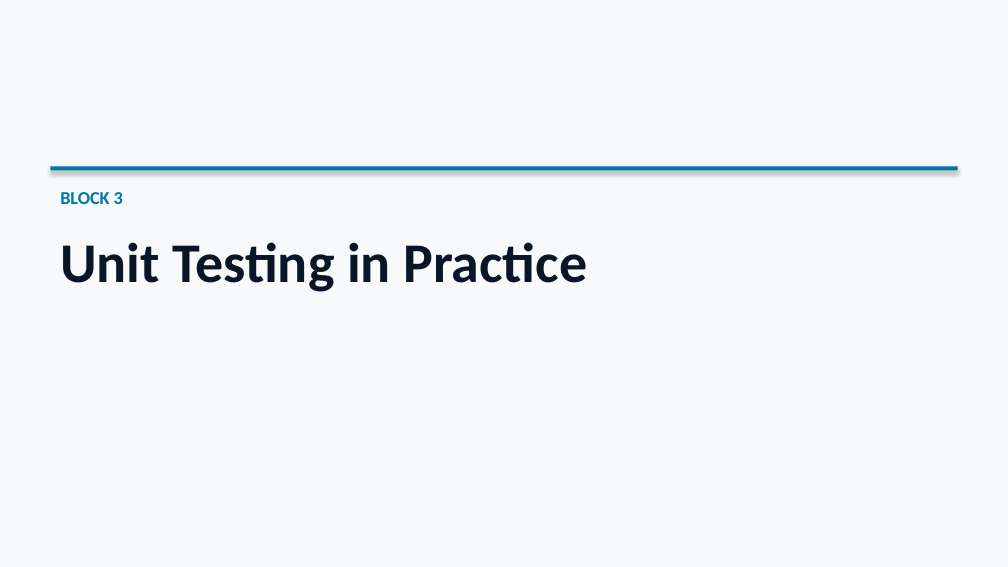
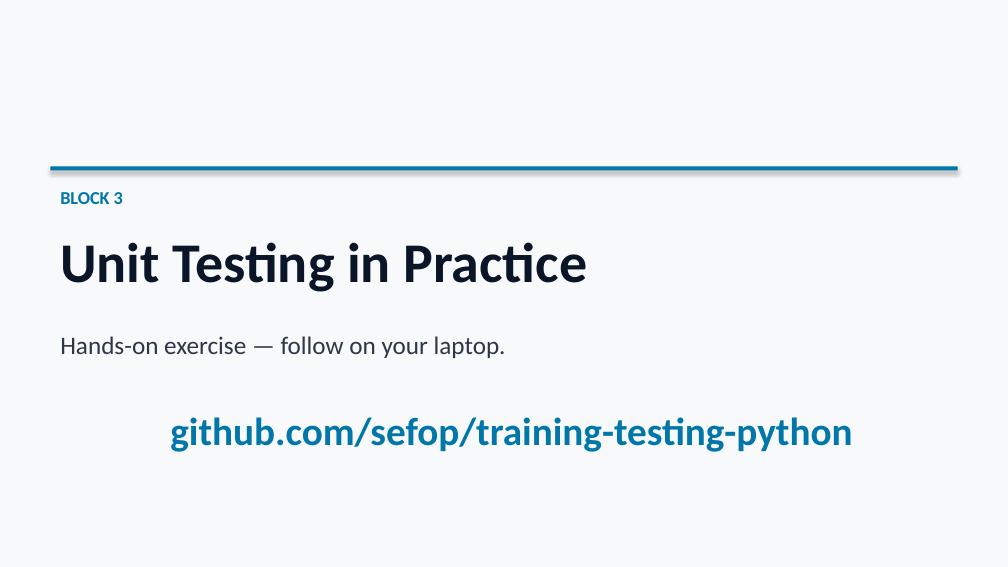
Before and after one commit to sefop/sefop-training-hub, a slide deck: slide 22 of workshops/2026-06-29-purdue/Purdue_Workshop.pptx (slide 12 before the commit). Drawn at 1008x567 pixels with LibreOffice and Linux fonts; fonts in the diff are those of the drawing. Boxes give left, top, right and bottom in pixels: in the first picture for what was removed or moved away, otherwise in the second. Text is boxed around its words. In the diff, an @@ line names an element or a change of style, - is before the commit and + after.

```diff
--- a/workshops/2026-06-29-purdue/Purdue_Workshop.pptx
+++ b/workshops/2026-06-29-purdue/Purdue_Workshop.pptx
@@ text added at (x1=60, y1=336, x2=506, y2=358), 18 pt, text #2D3748 @@
+Hands-on exercise — follow on your laptop.
@@ text added at (x1=170, y1=417, x2=852, y2=452), 28 pt, text #0077A8, bold @@
+github.com/sefop/training-testing-python
```
Also in this commit, not shown: 6 other slides changed, 10 slides added, 1 slide removed.
